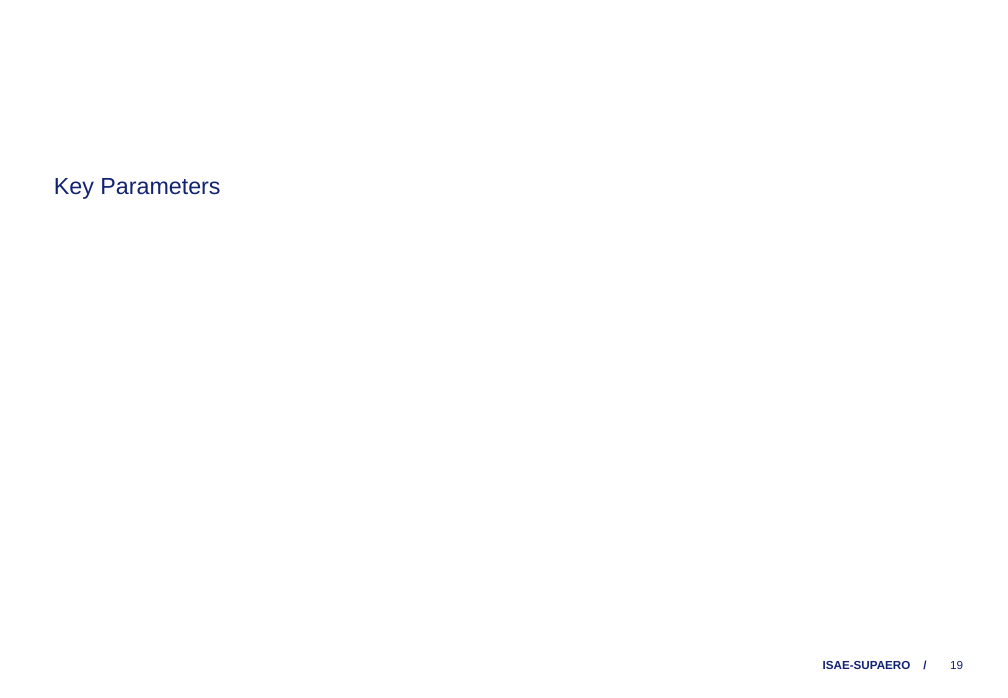
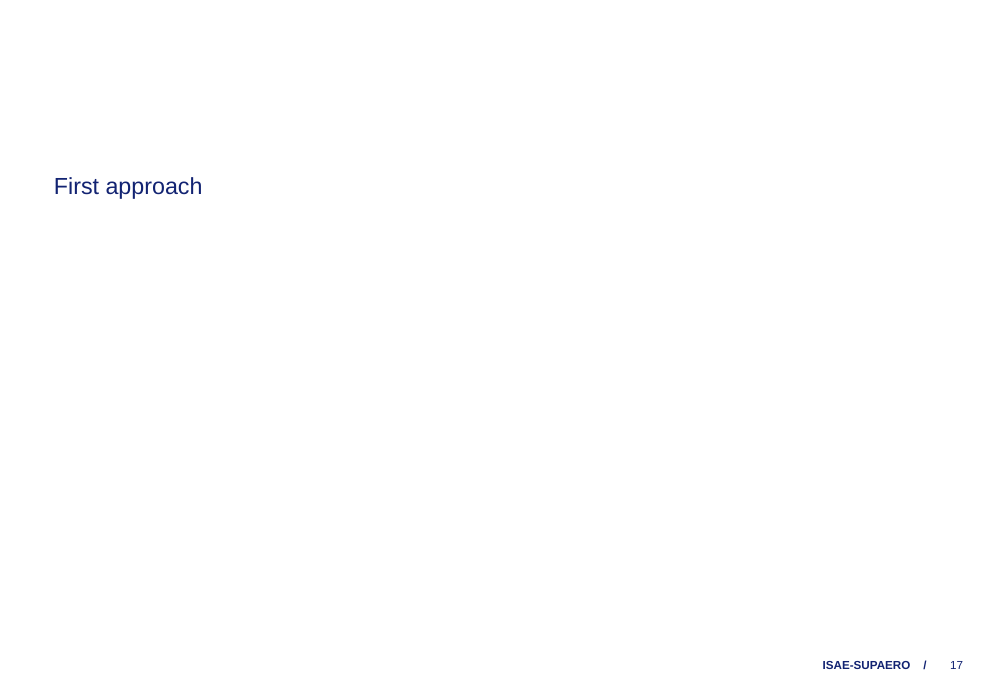
Before and after one commit to horizon-dcas14/project, a slide deck: slide 17 of English/DCAS-14.pptx (slide 19 before the commit). Drawn at 1008x698 pixels with LibreOffice and Linux fonts; fonts in the diff are those of the drawing; background and template pictures are left out. Boxes give left, top, right and bottom in pixels: in the first picture for what was removed or moved away, otherwise in the second. Text is boxed around its words. In the diff, an @@ line names an element or a change of style, - is before the commit and + after.

```diff
--- a/English/DCAS-14.pptx
+++ b/English/DCAS-14.pptx
@@ text at (x1=54, y1=177, x2=203, y2=199): text changed @@
-Key Parameters
+First approach
@@ page number at (x1=950, y1=661, x2=963, y2=669): text changed @@
-19
+17
```
Also in this commit, not shown: 4 other slides changed, 2 slides added.
